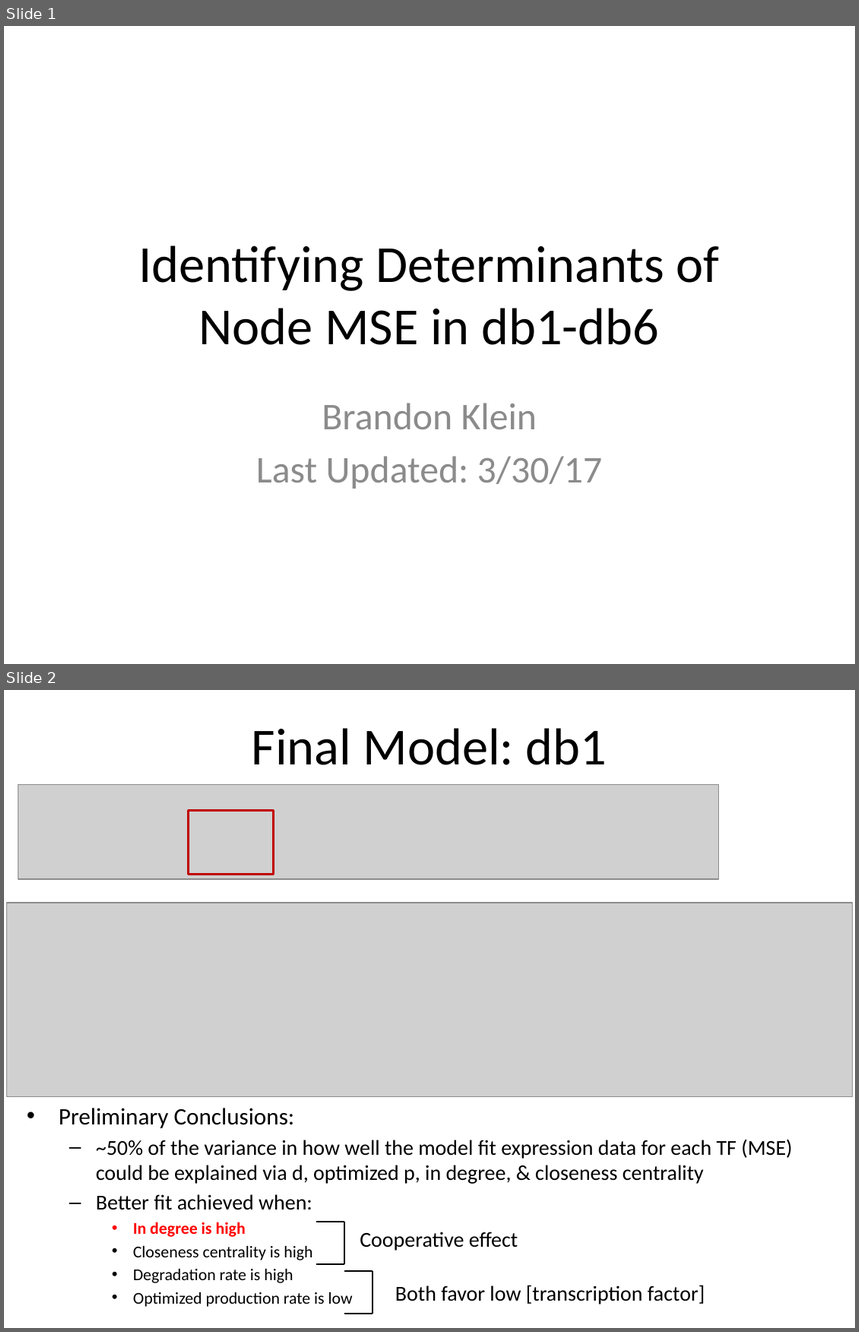
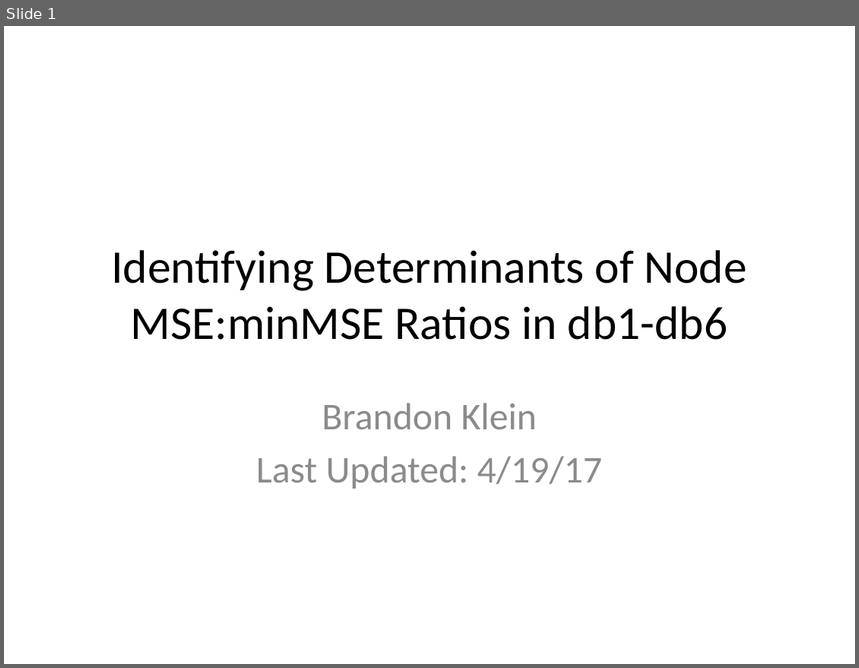
Before and after one commit to kdahlquist/DahlquistLab, a slide deck: data/Spring2017/15-gene_networks_analysis/db1-db6_Multiple-Regression_BK20170329.pptx. Shown one above the other, each under a label of ours: slides 1 and 2 before the commit, slide 1 after it. The pictures are 859x1332 and 859x668 pixels, drawn with LibreOffice and Linux fonts; fonts in the diff are those of the drawing; grey boxes stand for pictures. Boxes give left, top, right and bottom in pixels: in the first picture for what was removed or moved away, otherwise in the second. Text is boxed around its words. In the diff, an @@ line names an element or a change of style, - is before the commit and + after.

```diff
--- a/data/Spring2017/15-gene_networks_analysis/db1-db6_Multiple-Regression_BK20170329.pptx
+++ b/data/Spring2017/15-gene_networks_analysis/db1-db6_Multiple-Regression_BK20170329.pptx
@@ slide 2 removed at [4,690,855,1328], background #FFFFFF @@
@@ title removed at [252,728,607,765] @@
-Final Model: db1
@@ picture removed at [18,784,719,879] @@
@@ rectangle removed at [189,811,274,875] @@
@@ picture removed at [6,903,853,1097] @@
@@ text removed at [59,1108,792,1307] @@
-• Preliminary Conclusions:
-  – ~50% of the variance in how well the model fit expression data for each TF (MSE) could be explained via d, optimized p, in degree, & closeness centrality
-  – Better fit achieved when:
-    • In degree is high
-    • Closeness centrality is high
-    • Degradation rate is high
-    • Optimized production rate is low
@@ line removed from (316, 1222) to (344, 1222) @@
@@ line removed from (344, 1222) to (344, 1265) @@
@@ text removed at [360,1232,518,1251] @@
-Cooperative effect
@@ line removed from (316, 1265) to (344, 1265) @@
@@ line removed from (344, 1271) to (373, 1271) @@
@@ line removed from (373, 1271) to (373, 1314) @@
@@ text removed at [395,1285,705,1305] @@
-Both favor low [transcription factor]
@@ line removed from (344, 1314) to (373, 1314) @@
@@ slide 1 changed as well @@
@@ title at [111,250,747,340]: text changed; size 44 to 39.6 pt @@
-Identifying Determinants of Node MSE in db1-db6
+Identifying Determinants of Node MSE:minMSE Ratios in db1-db6
@@ subtitle at [256,456,603,489]: text changed @@
-Last Updated: 3/30/17
+Last Updated: 4/19/17
```
Also in this commit, not shown: 6 other slides changed, 4 slides added.
